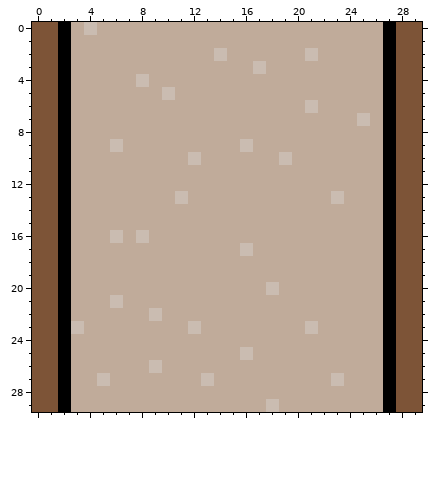
Edited in one commit: pixel-art sprite (img/BrickWallVertical.png). That is the earlier state.
The file is 30x30 pixels. Colours within 5 levels of each other are drawn and written as one.
And afterwards:
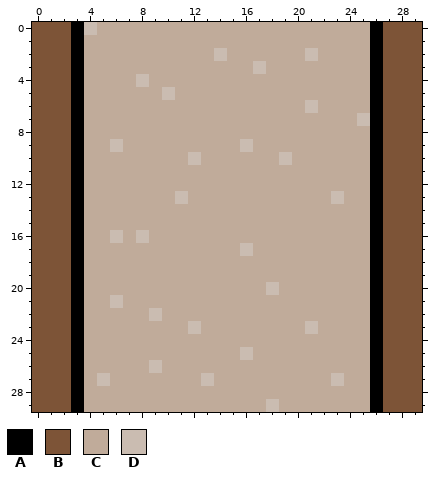
Palette (. is transparent): A #000000  B #7d5437  C #c0ab9a  D #cabcb1
Diff:
{"y":0,"x":2,"old":"AC","new":"BA"}
{"y":0,"x":26,"old":"CA","new":"AB"}
{"y":1,"x":2,"old":"AC","new":"BA"}
{"y":1,"x":26,"old":"CA","new":"AB"}
{"y":2,"x":2,"old":"AC","new":"BA"}
{"y":2,"x":26,"old":"CA","new":"AB"}
{"y":3,"x":2,"old":"AC","new":"BA"}
{"y":3,"x":26,"old":"CA","new":"AB"}
{"y":4,"x":2,"old":"AC","new":"BA"}
{"y":4,"x":26,"old":"CA","new":"AB"}
{"y":5,"x":2,"old":"AC","new":"BA"}
{"y":5,"x":26,"old":"CA","new":"AB"}
{"y":6,"x":2,"old":"AC","new":"BA"}
{"y":6,"x":26,"old":"CA","new":"AB"}
{"y":7,"x":2,"old":"AC","new":"BA"}
{"y":7,"x":26,"old":"CA","new":"AB"}
{"y":8,"x":2,"old":"AC","new":"BA"}
{"y":8,"x":26,"old":"CA","new":"AB"}
{"y":9,"x":2,"old":"AC","new":"BA"}
{"y":9,"x":26,"old":"CA","new":"AB"}
{"y":10,"x":2,"old":"AC","new":"BA"}
{"y":10,"x":26,"old":"CA","new":"AB"}
{"y":11,"x":2,"old":"AC","new":"BA"}
{"y":11,"x":26,"old":"CA","new":"AB"}
{"y":12,"x":2,"old":"AC","new":"BA"}
{"y":12,"x":26,"old":"CA","new":"AB"}
{"y":13,"x":2,"old":"AC","new":"BA"}
{"y":13,"x":26,"old":"CA","new":"AB"}
{"y":14,"x":2,"old":"AC","new":"BA"}
{"y":14,"x":26,"old":"CA","new":"AB"}
{"y":15,"x":2,"old":"AC","new":"BA"}
{"y":15,"x":26,"old":"CA","new":"AB"}
{"y":16,"x":2,"old":"AC","new":"BA"}
{"y":16,"x":26,"old":"CA","new":"AB"}
{"y":17,"x":2,"old":"AC","new":"BA"}
{"y":17,"x":26,"old":"CA","new":"AB"}
{"y":18,"x":2,"old":"AC","new":"BA"}
{"y":18,"x":26,"old":"CA","new":"AB"}
{"y":19,"x":2,"old":"AC","new":"BA"}
{"y":19,"x":26,"old":"CA","new":"AB"}
{"y":20,"x":2,"old":"AC","new":"BA"}
{"y":20,"x":26,"old":"CA","new":"AB"}
{"y":21,"x":2,"old":"AC","new":"BA"}
{"y":21,"x":26,"old":"CA","new":"AB"}
{"y":22,"x":2,"old":"AC","new":"BA"}
{"y":22,"x":26,"old":"CA","new":"AB"}
{"y":23,"x":2,"old":"AD","new":"BA"}
{"y":23,"x":26,"old":"CA","new":"AB"}
{"y":24,"x":2,"old":"AC","new":"BA"}
{"y":24,"x":26,"old":"CA","new":"AB"}
{"y":25,"x":2,"old":"AC","new":"BA"}
{"y":25,"x":26,"old":"CA","new":"AB"}
{"y":26,"x":2,"old":"AC","new":"BA"}
{"y":26,"x":26,"old":"CA","new":"AB"}
{"y":27,"x":2,"old":"AC","new":"BA"}
{"y":27,"x":26,"old":"CA","new":"AB"}
{"y":28,"x":2,"old":"AC","new":"BA"}
{"y":28,"x":26,"old":"CA","new":"AB"}
{"y":29,"x":2,"old":"AC","new":"BA"}
{"y":29,"x":26,"old":"CA","new":"AB"}
